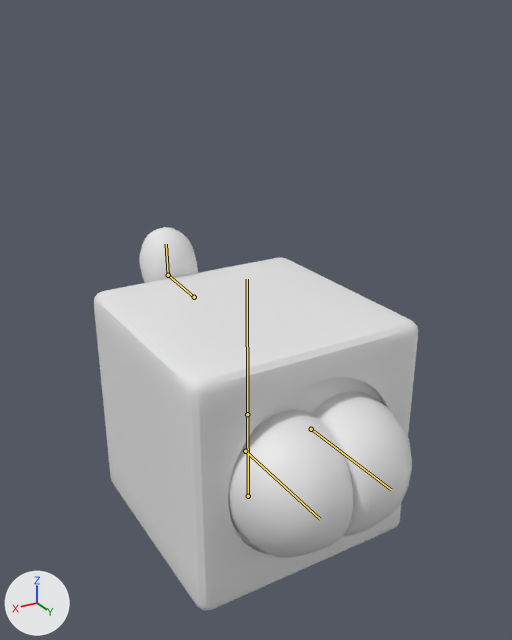
The FBX model Assets/Visual/FBX/Characters/PlayerCharacter.fbx, before and after one commit.
Camera for both pictures: a 50 mm camera at (1.28, 2.2, 1.97) aimed at (0.0, 0.07, 0.9). The axes (+X, +Y, +Z) are drawn at lower left. The lights are the same throughout. The bones that bend it are drawn over the model as lines.

The first picture shows 'Body', 'Butt Retopologized.001', 'Hair Retopo.001'.
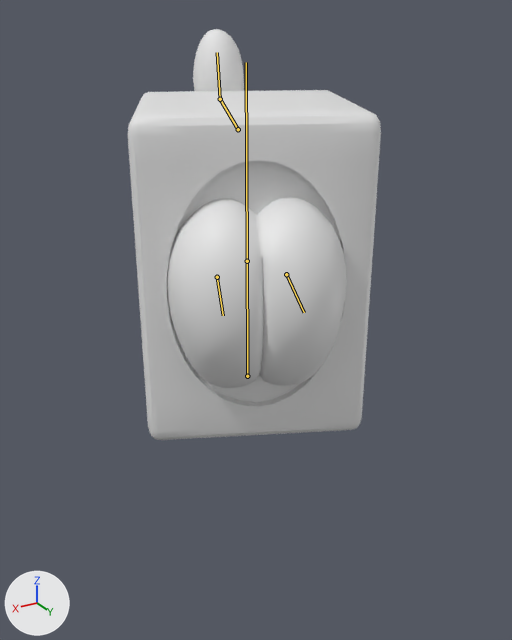
The newer file adds an action. The first version stands in its rest pose; the second is drawn at frame 44 of the action 'Armature.007|Armature.006|Armature.006|Look Around|Armature.006|Look Around'.

What the commit changed:
Bone 'Bone' (bone_bone) moves from (0.0, 0.0, 0.0) to (0.0, 0.588, 0.0).
Bone 'Bone' (bone_bone) turns from (0, 0, 0) to (0, -25, 0) degrees about its own x, y and z.
Bone 'Bone' (bone_bone) is rescaled from (1.0, 1.0, 1.0) to (0.81, 1.19, 0.81).

Where the change shows, as pixel boxes (x1, y1, x2, y2) in the pictures (512 x 640 px):
'Body', posed (22% narrower): before (94, 258, 418, 611); after (128, 90, 381, 440)
'Butt Retopologized.001', posed (15% taller): before (228, 391, 412, 557); after (167, 197, 347, 388)
'Hair Retopo.001', posed: before (139, 227, 198, 283); after (193, 29, 244, 91)
bone 'Bone', root to tip: before (248, 496) to (247, 400); after (247, 376) to (247, 241)
